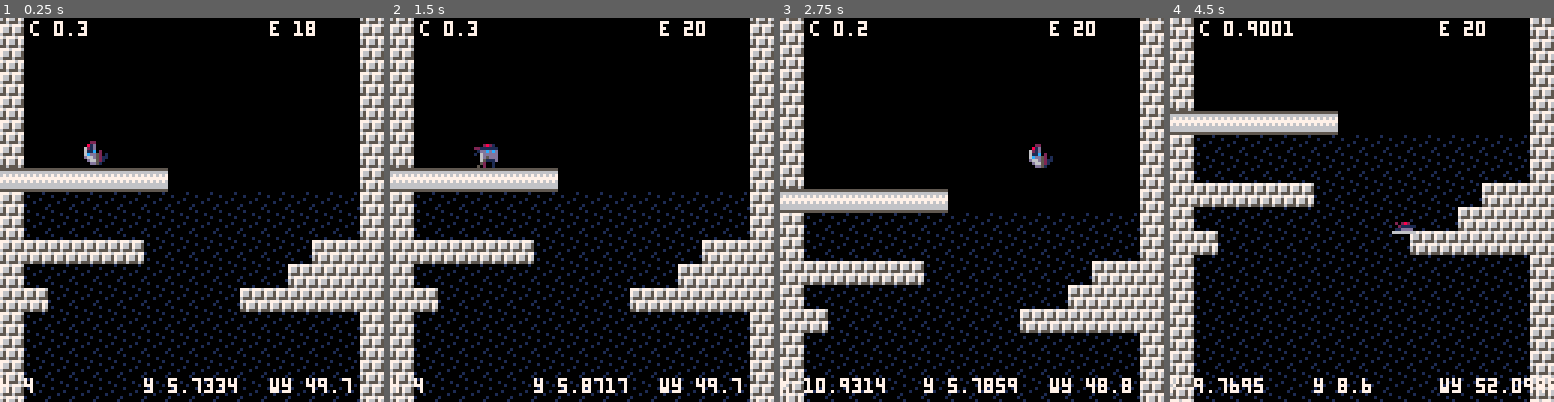
Above: before the commit, frames 1-4 (left to right).
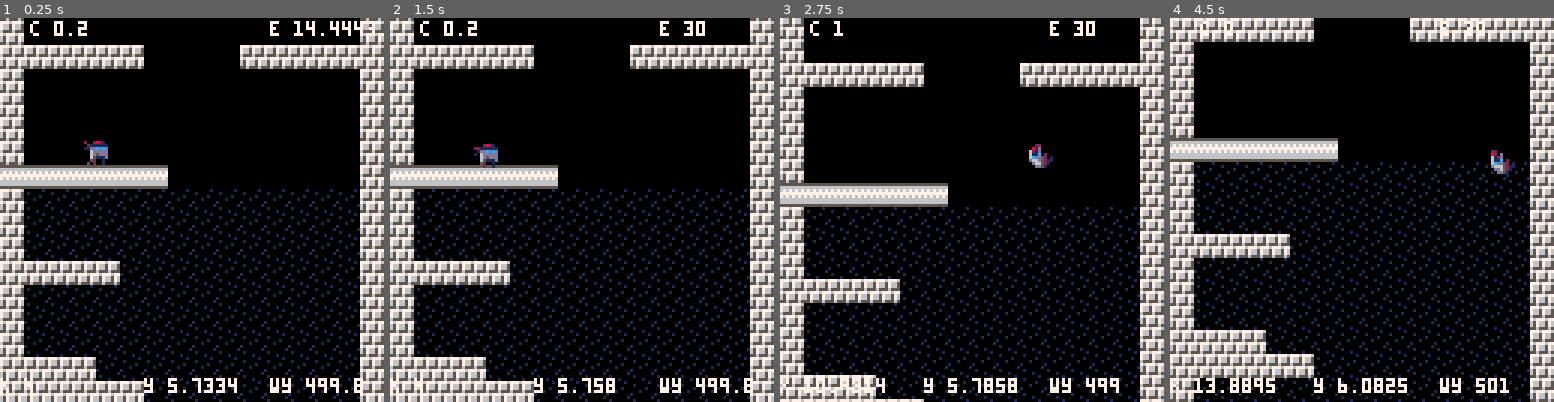
Above: after the commit, the same moments.

Repository: ggaughan/wake-of-the-ninja
Game: PICO-8 cartridge wakey.p8
Two runs of this game, one before a commit and one after it. Both use one fixed random seed, a clock stepped at 60 frames per second and the inputs below.
Inputs:
- Up to frame 1 (0.25 s): no input
- Up to frame 2 (1.5 s): no input
- Up to frame 3 (2.75 s): hold Right 1.6-2.1 s; hold Up 2.15-2.42 s; hold Right from 2.47 s (still down)
- Up to frame 4 (4.5 s): release Right at 3.03 s; hold Left 3.08-3.58 s; hold Down 3.63-3.97 s; hold Right from 4.02 s (still down)

The runs differ from the first frame. In frame 1, 34% of the frame differs, in the area x 0-100%, y 0-100%; in frame 2, 33%; in frame 3, 32%; in frame 4, 39%.

Commit message:
Bigger and better

Diff:
--- a/wakey.p8
+++ b/wakey.p8
@@ -27,7 +27,7 @@
 
 actor = {}
 w = {}
-w_h = 100
+w_h = 1000
 w_default_brick = 59
 w_default_row = {w_default_brick,0,0,0,0,0,0,0,0,0,0,0,0,0,0,w_default_brick}
 w_default_row_water = {w_default_brick,10,10,10,10,10,10,10,10,10,10,10,10,10,10,w_default_brick}
@@ -37,15 +37,17 @@
 --w_g_y = 0
 
 pl_start_y = 4
-scroll_dy = 0.3
+scroll_dy = 0.2  --note: 0.3 needs better collision resolution
 --scroll_dy = 0.1
 wdy = 0
 
 default_energy = 1
 default_energy_use = default_energy/3
+recharge_factor = 1/0.6 -- key to feel = difficulty level
+default_energy_recharge = default_energy_use * recharge_factor
 min_energy = 1
 low_energy = min_energy * 10
-max_energy = default_energy * 20
+max_energy = default_energy * 30
 
 function _init()
  wy=(w_h/2)
@@ -128,11 +130,11 @@
 	--printh("*"..(pl.y + wy + pl.dy - w_g_y) .."..".. water_level )
 
 	if not btn(⬇️) and in_water then
- 	pl.energy += default_energy
+ 	pl.energy += default_energy_recharge
 	end
 	if not btn(⬆️) and not in_water then
 		--printh("!*"..pl.energy)
- 	pl.energy += default_energy
+ 	pl.energy += default_energy_recharge
 	end
 	if pl.energy > max_energy then
 		pl.energy = max_energy
